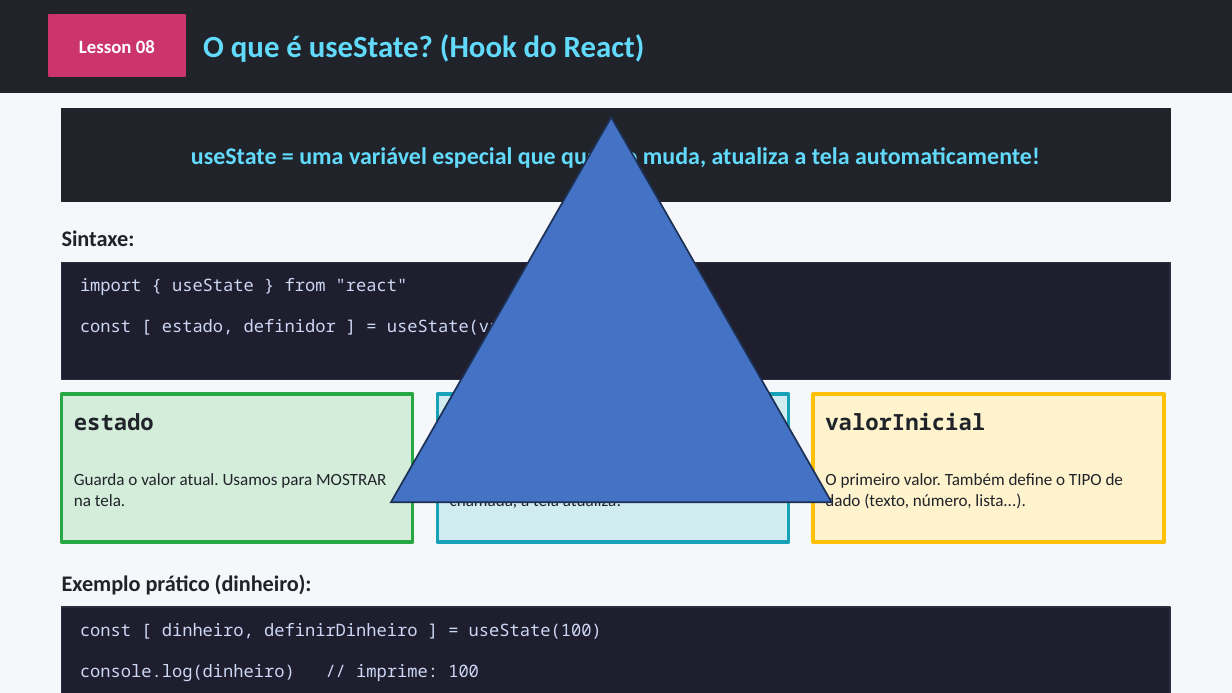
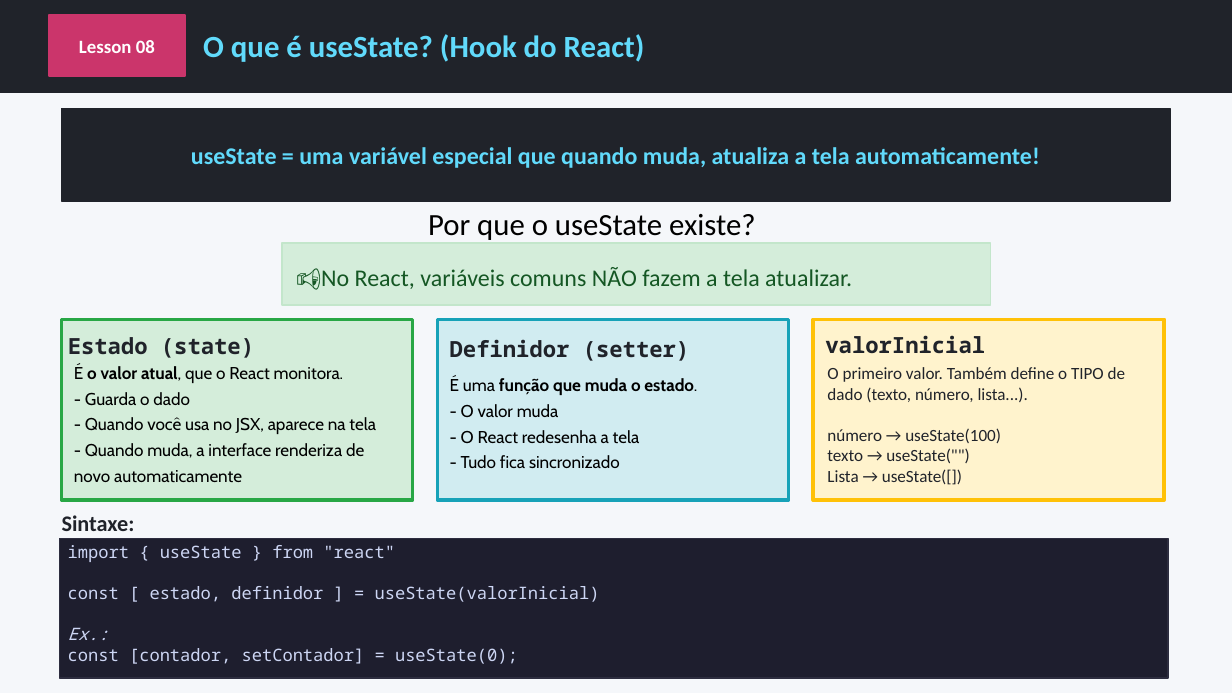
Before and after one commit to AlunosSuper/aula3React, a slide deck: slide 12 of react-aula3.pptx. Drawn at 1232x693 pixels with LibreOffice and Linux fonts; fonts in the diff are those of the drawing. Boxes give left, top, right and bottom in pixels: in the first picture for what was removed or moved away, otherwise in the second. Text is boxed around its words. In the diff, an @@ line names an element or a change of style, - is before the commit and + after.

```diff
--- a/react-aula3.pptx
+++ b/react-aula3.pptx
@@ triangle removed at (391,117,832,501) @@
@@ text added at (428,214,755,243), 18 pt, text #000000 @@
+Por que o useState existe?
@@ rectangle: place and size @@
-rectangle at (62,262,1170,379)
+rectangle at (282,243,991,304)
@@ rectangle at (282,243,991,304): fill #1E1E2E to #D4EDDA; outline #2D2D3F 1 pt to #C3E6CB 1 pt @@
@@ text added at (296,267,852,290), 14 pt, text #155724 @@
+📢No React, variáveis comuns NÃO fazem a tela atualizar.
@@ rectangle: place and size @@
-rectangle at (62,394,413,542)
+rectangle at (62,319,413,500)
@@ rectangle: place and size @@
-rectangle at (437,394,788,542)
+rectangle at (437,319,788,500)
@@ rectangle: place and size @@
-rectangle at (813,394,1164,542)
+rectangle at (813,319,1164,500)
@@ text "valorInicial": place and size @@
-text "valorInicial" at (825,412,985,431)
+text "valorInicial" at (825,335,985,354)
@@ text at (68,337,254,358): text changed @@
-estado
+Estado (state)
@@ text added at (450,339,690,361), 13 pt, text #20232A, bold @@
+Definidor (setter)
@@ text at (74,366,376,482): text changed; font Calibri to Cabin; text colour #20232A to #000000 @@
-Guarda o valor atual. Usamos para MOSTRAR na tela.
+É o valor atual, que o React monitora.
+- Guarda o dado
+- Quando você usa no JSX, aparece na tela
+- Quando muda, a interface renderiza de novo automaticamente
@@ text at (450,378,697,468): text changed; font Calibri to Cabin; text colour #20232A to #000000 @@
-Função para MUDAR o valor. Quando chamada, a tela atualiza!
+É uma função que muda o estado.
+- O valor muda
+- O React redesenha a tela
+- Tudo fica sincronizado
@@ text "O primeiro valor. Também define ...": place and size @@
-text "O primeiro valor. Também define ..." at (825,473,1123,508)
+text "O primeiro valor. Também define ..." at (827,367,1125,485)
@@ text at (827,428,1001,485): paragraphs added @@
+número → useState(100)
+texto → useState("")
+Lista → useState([])
@@ text "Sintaxe:": place and size @@
-text "Sintaxe:" at (62,230,135,246)
+text "Sintaxe:" at (62,515,135,531)
@@ rectangle: place and size @@
-rectangle at (62,607,1170,693)
+rectangle at (59,538,1168,678)
@@ text "import { useState } from ...": place and size @@
-text "import { useState } from ..." at (80,278,612,338)
+text "import { useState } from ..." at (68,545,600,664)
@@ text removed at (62,575,312,595) @@
-Exemplo prático (dinheiro):
@@ text at (68,627,518,664): paragraphs added @@
+Ex.:
+const [contador, setContador] = useState(0);
@@ text removed at (80,623,602,681) @@
-const [ dinheiro, definirDinheiro ] = useState(100)
-console.log(dinheiro) // imprime: 100
-definirDinheiro(500) // muda o valor!
-console.log(dinheiro) // imprime: 500
```
Also in this commit, not shown: 1 slide added.
